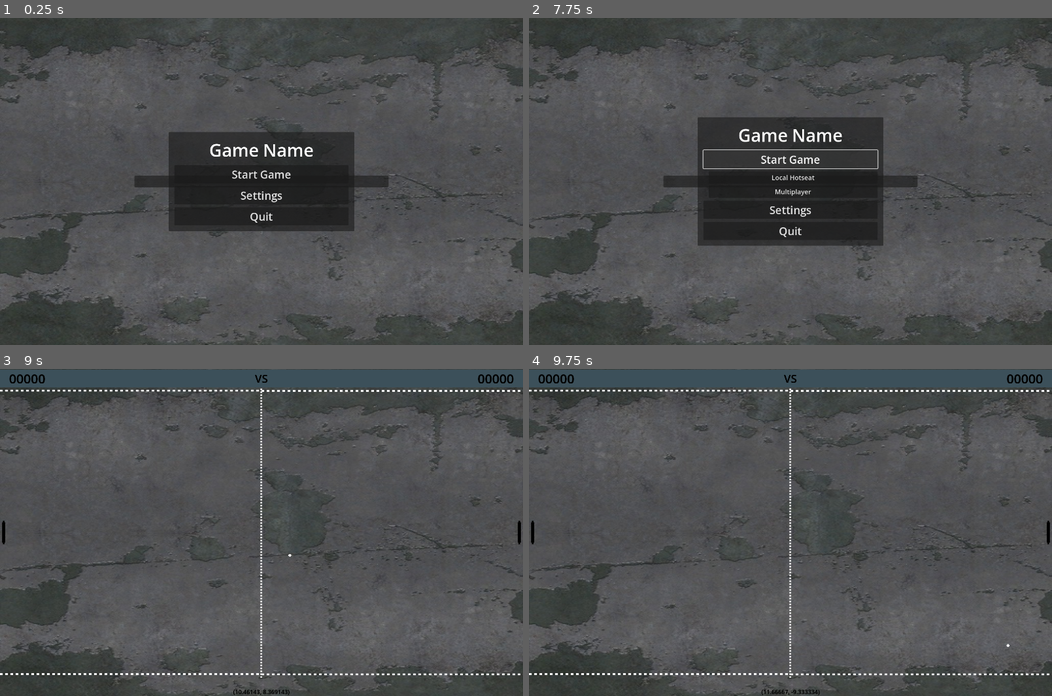
Above: before the commit, frames 1-4 (two rows, left to right).
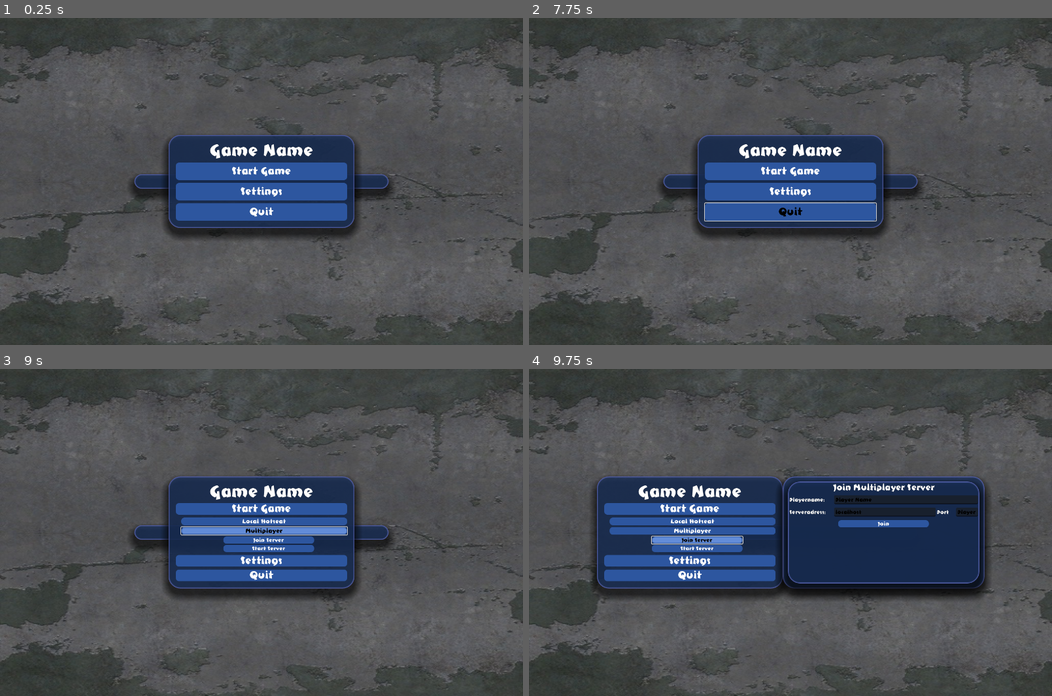
Above: after the commit, the same moments.

Repository: Fox-Alpha/Pong_Godot_4_Multiplayer
Game: Godot game, scene res://assets/Gui/MainMenu.tscn
Two runs of this game, one before a commit and one after it. Both use one fixed random seed, a clock stepped at 60 frames per second and the inputs below.
Inputs (mouse positions are in pixels of both pictures, inside the frame that each line leads up to):
- Up to frame 1 (0.25 s): no input
- Up to frame 2 (7.75 s): click "Start Game" at 0.5 s; click "Start Game" at 1.25 s; click "Settings" at 2 s; move the mouse to (905, 165) at 2.77 s; hold W (p1_up) 2.78-3.53 s; hold Down (p2_down) 2.78-3.53 s; click (905, 165) at 2.92 s; move the mouse to (685, 197) at 3.52 s; hold S (p1_down) 3.53-4.28 s; tap Up (p2_up) at 3.6, 5.1, 6.6 s; move the mouse to (842, 109) at 4.27 s; hold Down (p2_down) 4.28-5.03 s; hold W (p1_up) 4.28-5.78 s; move the mouse to (764, 246) at 5.02 s; click (764, 246) at 5.17 s; move the mouse to (947, 230) at 5.77 s; hold Down (p2_down) 5.78-6.53 s; hold S (p1_down) from 5.78 s (still down); move the mouse to (633, 132) at 6.52 s; move the mouse to (816, 181) at 7.27 s; hold Down (p2_down) from 7.28 s (still down); click (816, 181) at 7.42 s
- Up to frame 3 (9 s): release S (p1_down) at 8 s; release Down (p2_down) at 8 s; click (266, 529) at 8 s, where only the run before the commit has a clickable "Local Hotseat"; click (266, 539) at 8.75 s, where only the run after the commit has a clickable "Multiplayer"
- Up to frame 4 (9.75 s): click (795, 539) at 9.5 s, where only the run after the commit has a clickable "Join Server"

The runs differ from the first frame. In frame 1, 12% of the frame differs, in the area x 24-76%, y 34-68%; in frame 2, 14%; in frame 3, 19%; in frame 4, 32%, in the area x 0-100%, y 0-100%.
Error before the commit: Invalid access to property or key 'colors' on a base object of type 'Dictionary'. (res://scripts/globals.gd:96)

Commit message:
Fix: Font Path

Diff:
--- a/assets/resources/ui_theme.tres
+++ b/assets/resources/ui_theme.tres
@@ -1,6 +1,6 @@
 [gd_resource type="Theme" load_steps=7 format=3 uid="uid://wvu4pacnfwqt"]
 
-[ext_resource type="FontFile" uid="uid://blgwp4qmkqtys" path="res://Assets/Resouces/Sputnik.ttf" id="1_72cre"]
+[ext_resource type="FontFile" uid="uid://ckkhwy7byh1jb" path="res://assets/resources/Sputnik.ttf" id="1_72cre"]
 
 [sub_resource type="FontVariation" id="FontVariation_mlbvj"]
 base_font = ExtResource("1_72cre")
